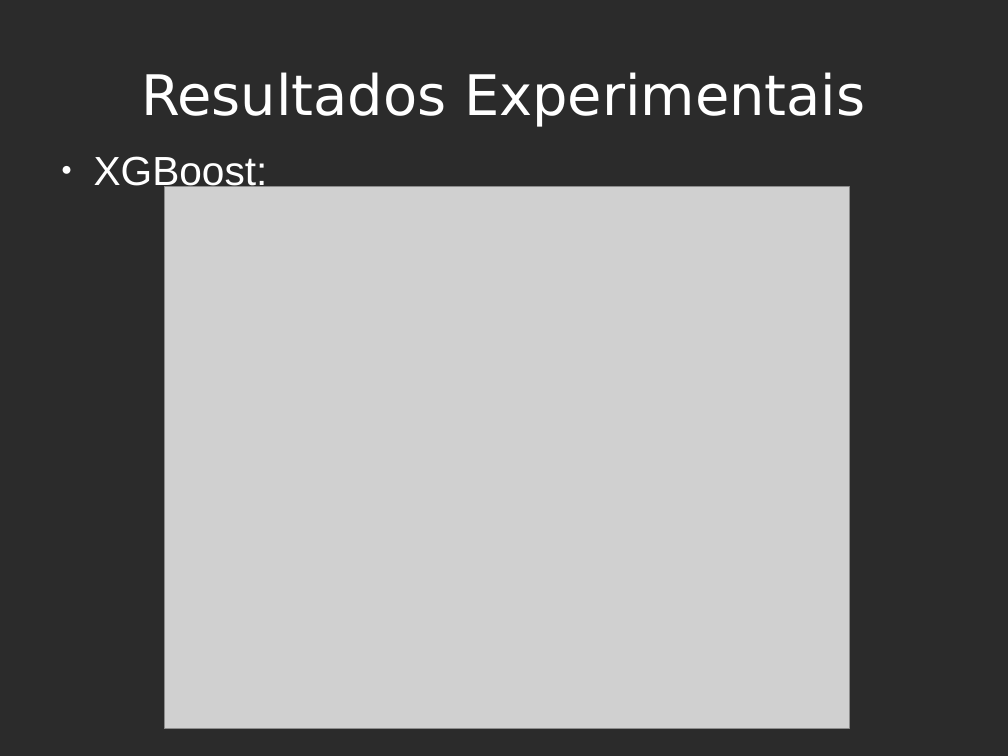
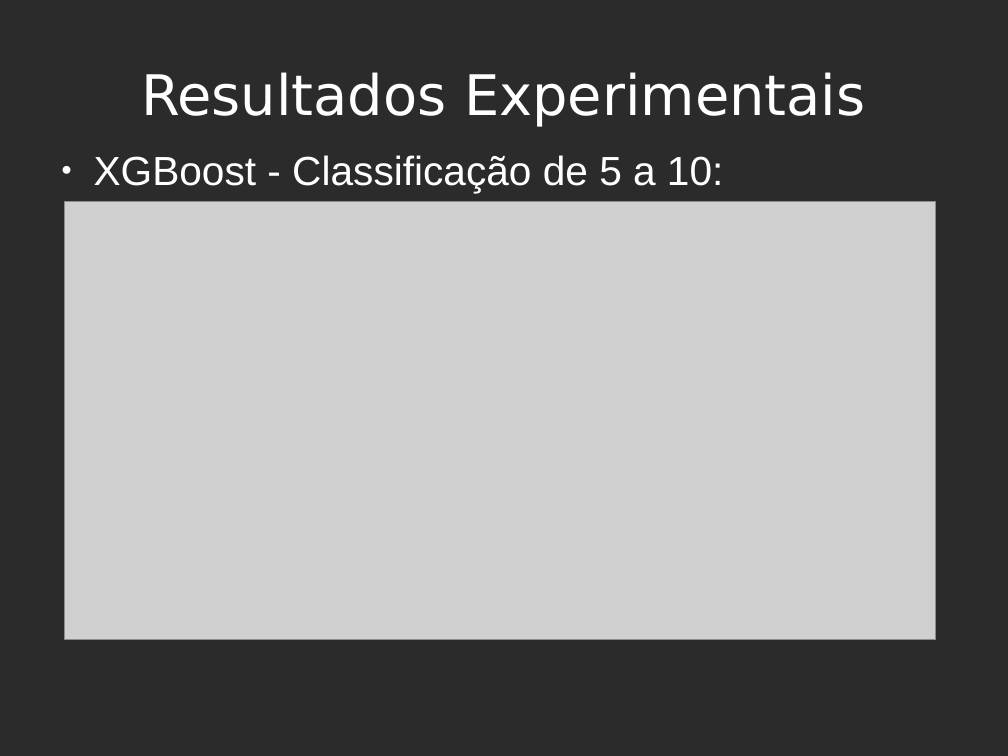
Before and after one commit to sdkgit123/RNA-atv3, a slide deck: slide 29 of RNA-apresentacao.odp (slide 20 before the commit). Drawn at 1008x756 pixels with LibreOffice and Linux fonts; fonts in the diff are those of the drawing; grey boxes stand for pictures; background and template pictures are left out; a plain dark background stands for a picture behind light text. Boxes give left, top, right and bottom in pixels: in the first picture for what was removed or moved away, otherwise in the second. Text is boxed around its words. In the diff, an @@ line names an element or a change of style, - is before the commit and + after.

```diff
--- a/RNA-apresentacao.odp
+++ b/RNA-apresentacao.odp
@@ text removed at <box>94,156,268,193</box> @@
-● XGBoost:
@@ text added at <box>94,155,723,193</box>, 32 pt, text #FFFFFF @@
+● XGBoost - Classificação de 5 a 10:
@@ picture: place and size @@
-picture at <box>165,187,850,729</box>
+picture at <box>65,201,937,639</box>
```
Also in this commit, not shown: 10 other slides changed, 9 slides added, 1 other file.
